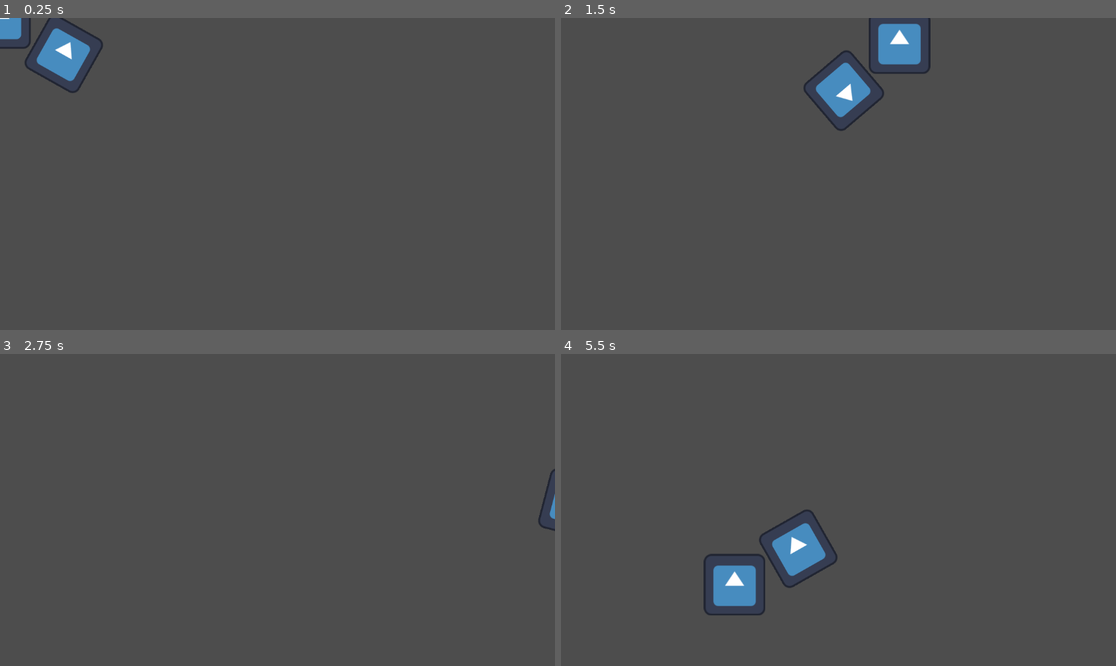
Above: before the commit, frames 1-4 (two rows, left to right).
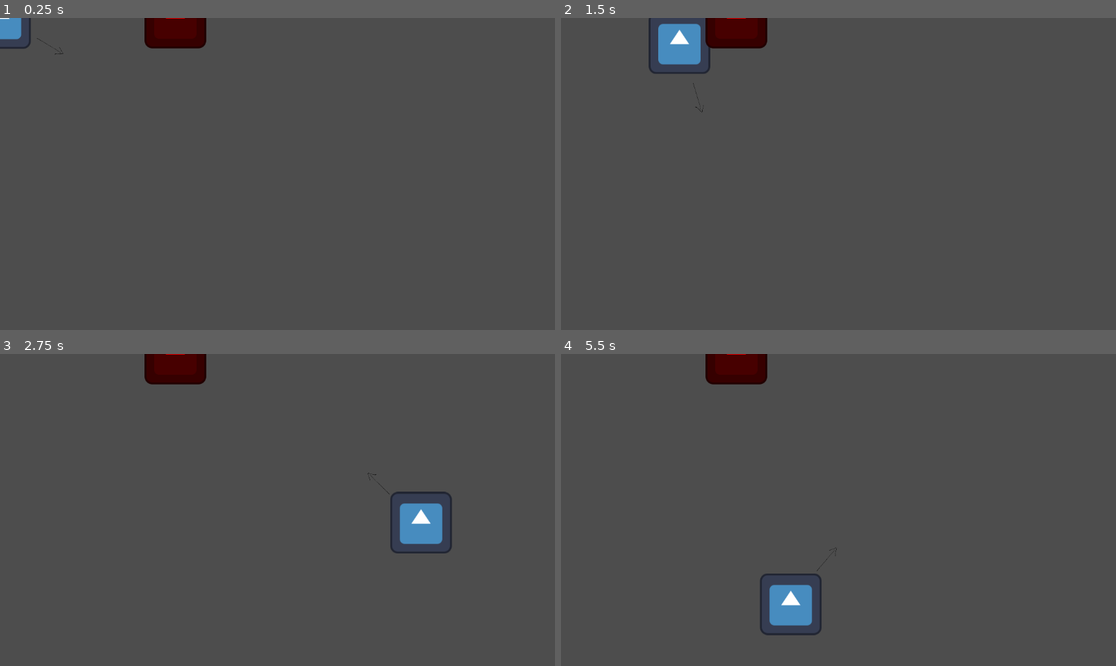
Above: after the commit, the same moments.

Repository: TryHardPotat/FYP_2
Game: Godot game, scene res://active_scene.tscn
Same seed, same stepped clock (60 frames per second), same inputs: the game is played once before the commit and once after it. The engine's default icon, where the game draws it, is replaced by a stand-in: a white triangle on a blue panel in a dark square.
Inputs (mouse positions are in pixels of both pictures, inside the frame that each line leads up to):
- Up to frame 1 (0.25 s): no input
- Up to frame 2 (1.5 s): tap Enter at 0.5 s; move the mouse to (960, 158) at 0.52 s; hold D (move_right) 0.53-1.28 s; tap Shift (dash) at 0.6 s; move the mouse to (727, 189) at 1.27 s; hold S (move_down) from 1.28 s (still down); tap Space (primary_attack) at 1.35 s
- Up to frame 3 (2.75 s): move the mouse to (333, 441) at 2.02 s; release S (move_down) at 2.03 s; hold D (move_right) from 2.03 s (still down); tap Shift (dash) at 2.1 s
- Up to frame 4 (5.5 s): move the mouse to (810, 572) at 2.77 s; release D (move_right) at 2.78 s; hold W (move_up) 2.78-3.53 s; tap Space (primary_attack) at 2.85, 4.35 s; move the mouse to (1005, 556) at 3.52 s; hold A (move_left) 3.53-5.03 s; tap Shift (dash) at 3.6, 5.1 s; move the mouse to (672, 463) at 4.27 s; move the mouse to (866, 510) at 5.02 s; hold S (move_down) from 5.03 s (still down)

The runs differ from the first frame. In frame 1, 2.4% of the frame differs, in the area x 4-38%, y 0-25%; in frame 2, 4.8%; in frame 3, 2.6%; in frame 4, 4.9%, in the area x 25-50%, y 0-91%.

Commit message:
Damage towards enemies working

Diff:
--- a/active_scene.tscn
+++ b/active_scene.tscn
@@ -1,7 +1,11 @@
-[gd_scene load_steps=2 format=3 uid="uid://ds6444yst4pnl"]
+[gd_scene load_steps=3 format=3 uid="uid://ds6444yst4pnl"]
 
 [ext_resource type="PackedScene" uid="uid://byjobqop50cew" path="res://warrior.tscn" id="1_hciqs"]
+[ext_resource type="PackedScene" uid="uid://deq5qgy4siawj" path="res://rat.tscn" id="2_7kere"]
 
 [node name="ActiveScene" type="Node2D"]
 
 [node name="Warrior" parent="." instance=ExtResource("1_hciqs")]
+
+[node name="Rat" parent="." instance=ExtResource("2_7kere")]
+position = Vector2(364, -1)
--- /dev/null
+++ b/health_component.gd
@@ -0,0 +1,2 @@
+extends Node
+class_name HealthComponent
--- a/hitbox.gd
+++ b/hitbox.gd
@@ -1,4 +1,10 @@
 extends Area2D
+
+@export var damage = 5
 
 func _process(delta):
 	look_at(get_global_mouse_position())
+
+func _on_body_entered(body):
+	if body.has_method("take_damage"):
+		body.take_damage(damage)
--- /dev/null
+++ b/rat.gd
@@ -0,0 +1,11 @@
+extends CharacterBody2D
+
+@export var health : float = 10
+
+func take_damage(amount):
+	health -= amount
+	if health <= 0:
+		die()
+
+func die():
+	queue_free()  # Remove the enemy from the scene
--- a/rat.tscn
+++ b/rat.tscn
@@ -1,11 +1,16 @@
-[gd_scene load_steps=3 format=3 uid="uid://deq5qgy4siawj"]
+[gd_scene load_steps=5 format=3 uid="uid://deq5qgy4siawj"]
 
+[ext_resource type="Script" path="res://rat.gd" id="1_12t34"]
 [ext_resource type="Texture2D" uid="uid://cgbghe6te32wb" path="res://icon.svg" id="1_y8omv"]
 
 [sub_resource type="CircleShape2D" id="CircleShape2D_c5pla"]
 radius = 60.0
 
+[sub_resource type="RectangleShape2D" id="RectangleShape2D_qu3e2"]
+size = Vector2(128, 128)
+
 [node name="Rat" type="CharacterBody2D"]
+script = ExtResource("1_12t34")
 
 [node name="Sprite2D" type="Sprite2D" parent="."]
 self_modulate = Color(1, 0, 0, 1)
@@ -13,3 +18,8 @@
 
 [node name="CollisionShape2D" type="CollisionShape2D" parent="."]
 shape = SubResource("CircleShape2D_c5pla")
+
+[node name="Hurtbox" type="Area2D" parent="."]
+
+[node name="CollisionShape2D" type="CollisionShape2D" parent="Hurtbox"]
+shape = SubResource("RectangleShape2D_qu3e2")
--- a/warrior.tscn
+++ b/warrior.tscn
@@ -1,10 +1,11 @@
-[gd_scene load_steps=8 format=3 uid="uid://byjobqop50cew"]
+[gd_scene load_steps=9 format=3 uid="uid://byjobqop50cew"]
 
 [ext_resource type="Texture2D" uid="uid://cgbghe6te32wb" path="res://icon.svg" id="1_2m0nl"]
 [ext_resource type="Script" path="res://warrior.gd" id="1_63q3t"]
 [ext_resource type="Script" path="res://movement_component.gd" id="3_0jxj5"]
 [ext_resource type="Script" path="res://attack_component.gd" id="4_e1mwq"]
 [ext_resource type="Script" path="res://hitbox.gd" id="4_osyxv"]
+[ext_resource type="Texture2D" uid="uid://c8mp44f5i7gqq" path="res://assets/pointer.png" id="5_jql5s"]
 
 [sub_resource type="CircleShape2D" id="CircleShape2D_7knae"]
 radius = 60.0
@@ -33,13 +34,14 @@
 monitoring = false
 script = ExtResource("4_osyxv")
 
-[node name="Sprite2D2" type="Sprite2D" parent="Hitbox"]
-position = Vector2(152, 0)
-texture = ExtResource("1_2m0nl")
+[node name="CollisionShape2D" type="CollisionShape2D" parent="Hitbox"]
+position = Vector2(120, 0)
+shape = SubResource("CircleShape2D_nla3r")
 
-[node name="CollisionShape2D" type="CollisionShape2D" parent="Hitbox"]
-position = Vector2(152, 0)
-shape = SubResource("CircleShape2D_nla3r")
+[node name="Sprite2D" type="Sprite2D" parent="Hitbox"]
+position = Vector2(121, -4)
+scale = Vector2(0.337438, 0.337438)
+texture = ExtResource("5_jql5s")
 
 [node name="AttackComponent" type="Node" parent="."]
 script = ExtResource("4_e1mwq")
@@ -48,4 +50,5 @@
 wait_time = 0.25
 
 [connection signal="timeout" from="DashTimer" to="MovementComponent" method="_on_dash_timer_timeout"]
+[connection signal="body_entered" from="Hitbox" to="Hitbox" method="_on_body_entered"]
 [connection signal="timeout" from="AttackTimer" to="AttackComponent" method="_on_attack_timer_timeout"]
Binary file added: assets/pointer.png
Not shown, added: assets/pointer.png.import
